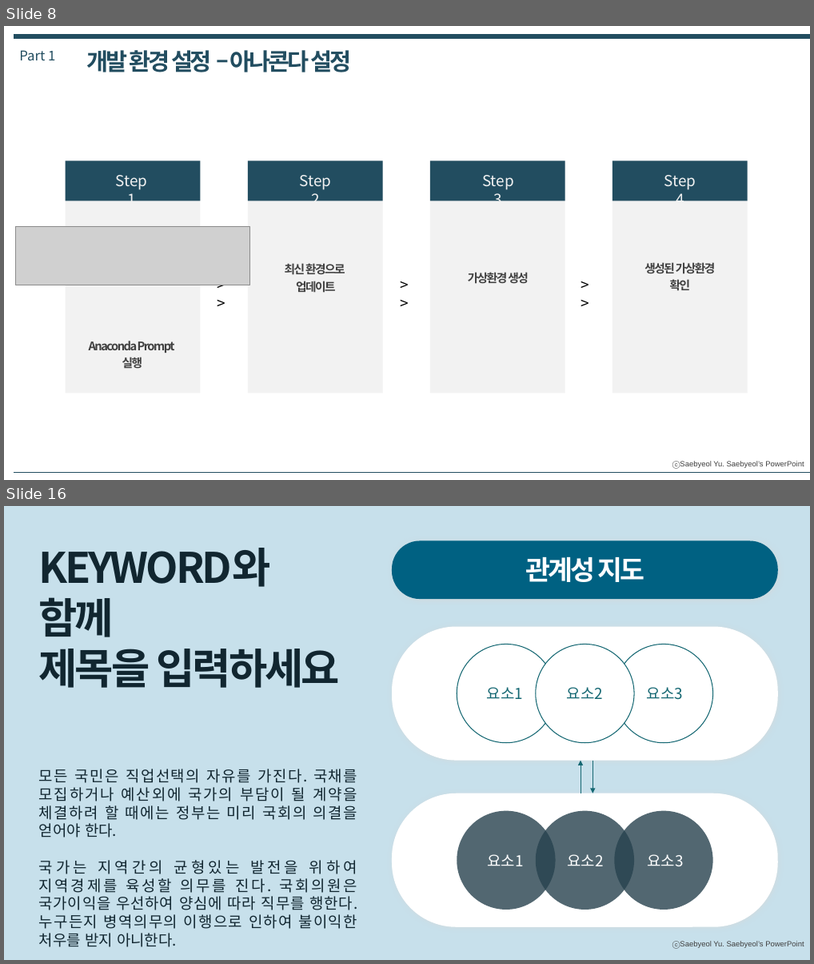
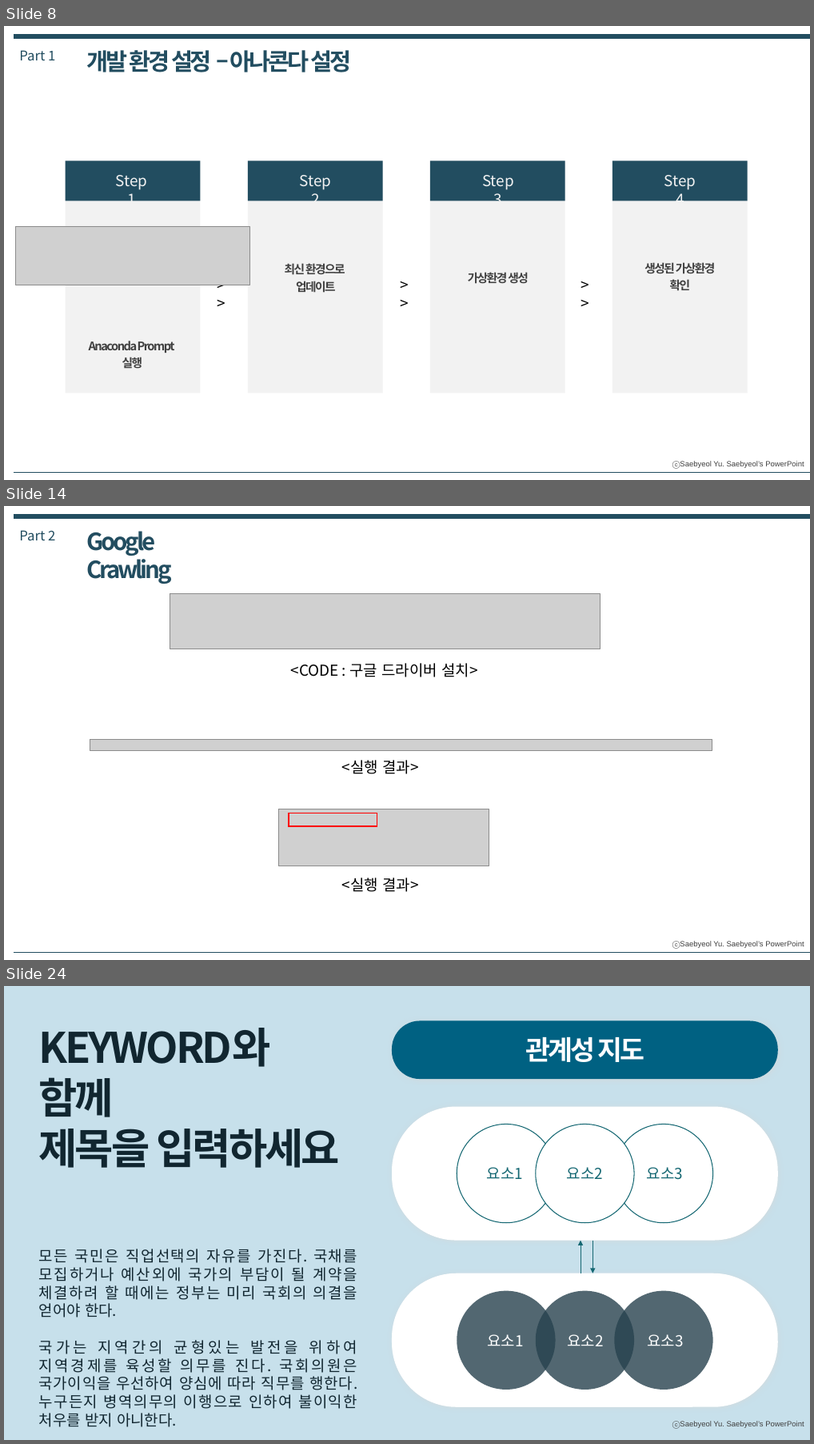
Before and after one commit to Busik-Kang/Busik-Kang.github.io, a slide deck: changwon/2022-2/datamining/발표 자료/(DataMining)20229350 강부식.pptx. Shown one above the other, each under a label of ours: slides 8 and 16 before the commit, slides 8, 14 and 24 after it; the slides between them are not shown. The pictures are 814x964 and 814x1444 pixels, drawn with LibreOffice and Linux fonts; fonts in the diff are those of the drawing; grey boxes stand for pictures. Boxes give left, top, right and bottom in pixels: in the first picture for what was removed or moved away, otherwise in the second. Text is boxed around its words. In the diff, an @@ line names an element or a change of style, - is before the commit and + after.

```diff
--- a/changwon/2022-2/datamining/발표 자료/(DataMining)20229350 강부식.pptx
+++ b/changwon/2022-2/datamining/발표 자료/(DataMining)20229350 강부식.pptx
@@ slide 14 added at (x1=4, y1=506, x2=810, y2=960), background #FFFFFF; not listed: 1 template element that a slide beside it also shows @@
@@ line added from (14, 517) to (810, 517), #224D60 6 pt @@
@@ text added at (x1=19, y1=530, x2=55, y2=540), 16 pt, text #224D60 @@
+Part 2
@@ text added at (x1=87, y1=531, x2=172, y2=584), 28 pt, text #224D60, bold @@
+Google Crawling
@@ picture added at (x1=170, y1=594, x2=601, y2=649) @@
@@ text added at (x1=291, y1=663, x2=478, y2=677), 18 pt, text #000000 @@
+<CODE : 구글 드라이버 설치>
@@ picture added at (x1=90, y1=739, x2=712, y2=751) @@
@@ text added at (x1=342, y1=760, x2=418, y2=774), 18 pt, text #000000 @@
+<실행 결과>
@@ picture added at (x1=278, y1=809, x2=490, y2=866) @@
@@ rectangle added at (x1=289, y1=812, x2=378, y2=826), outline #FF0000 1.25 pt @@
@@ text added at (x1=342, y1=877, x2=418, y2=892), 18 pt, text #000000 @@
+<실행 결과>
@@ line added from (14, 952) to (810, 952), #224D60 0.25 pt @@
@@ what was slide 16 is now slide 24 @@
```
Also in this commit, not shown: 1 slide changed, 11 other slides added, 4 slides removed, 7 other files.
